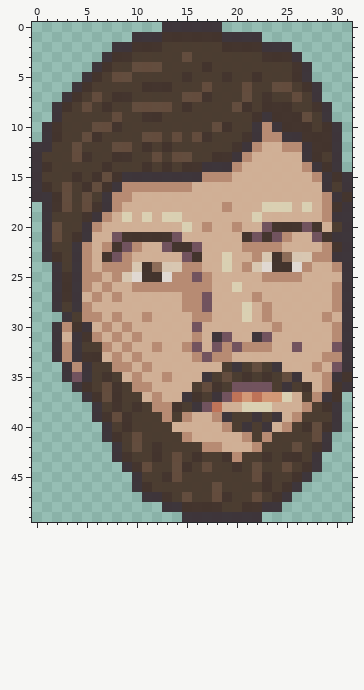
Pixel-art sprite, stored at site/img/face-miha.png. The picture above is the old version.
The file is 64x100 pixels, drawn in blocks of 2x2; one block is one cell here.
New version:
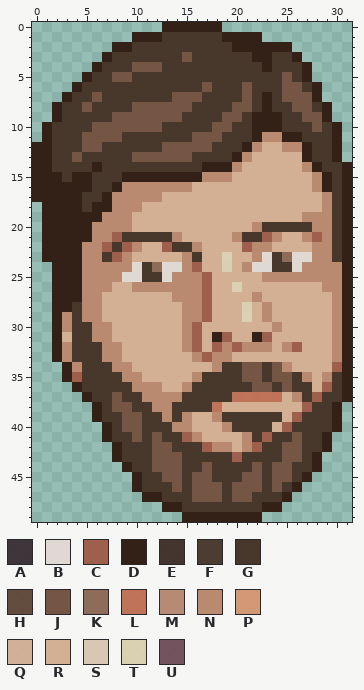
Palette (. is transparent): A #3a2f35f3  B #e4dad4f3  C #9e604c  D #332017  E #402e27f3  F #48372bf3  G #48372b  H #614738f3  J #755544  K #8d6955f3  L #c17054f3  M #b98970f3  N #b98970  P #d69774f3  Q #d3af94f3  R #d3af94  S #dbc7b1f3  T #ddd1b2f3  U #704e5af3
Author's note on the commit: Get react changes; Faces got cleaner
The edit:
@@ x 0..31 @@
- 0 .............AAAAAA.............
- 1 ..........AAAEEEEEEAAAA.........
- 2 ........AAEEEFFFFFFEEEEAAA......
- 3 .......AEEFFFFFHFFFFFFFEEEA.....
- 4 ......AEFFHHHFFFFEFFFFFFFFEA....
- 5 .....AEFHHFFFFFEFFFEFFEFFFEA....
- 6 ....AEFFFFFEEEFFFHFFFHFFHHFEA...
- 7 ...AEFHFEEFFFFFHHEFFFHFEFFHFA...
- 8 ..AEFHFEFFHHHHFEFFFFHEFEEEFFEA..
- 9 ..AFFFFFHFFEEFFFFFFFFFEAEEEHFA..
-10 .AEFFFHHEFFFFFFFFFHEFFAMAEEEFEA.
-11 .AEFFHEFFFFHHFHFHEFFFEAMMAAEEEA.
-12 AAFFHFFFHHFEFEFFFFFFEAMQQMMAEEA.
-13 AFFFHEFFEEFFHFHHFFEEAMQQQQQAEFA.
-14 AEFFFFFEFFFEFEFEEAAAMQQQQQQMAEA.
-15 AFFFEFEHEAAAAAAAAMMMQQQQQQQQMAEA
-16 AEFHFEHEAMMMMMMMQQQQQQQQQQQQQAFA
-17 AAEHFHFAMMQQQQQQQQQQQQQQQQQQQMAE
-18 .AEHFHEAMQQQQQQQQQQMQQQTTTQTQMEA
-19 .AFFFEAMQTQTQTTQQQQQQQTQQQQQQMAA
-20 .AHFFAMQQQQQQQQTQMQQMQQUEEEUEQFA
-21 .AHFEAQQUEEEEEUQQQQQQEUEUMQQUEAA
-22 .AFFAMQMEUMQQUEEUQQQQMMMMQQQQMEA
-23 .AEFAMQEUMQQQQQUEQQTQQMSEKSSMMAA
-24 ..AFAMQMMMSEKSSMMQQTQMSBEEBMQQMA
-25 ..AEAMMQMSBEEBMMUMQQQQQMMMMQQQQA
-26 ..AEAMQMQQMMMMMMMMQQTQQQQQQQQQMA
-27 ..AEAQMQMQQQQQQMMUQQQQMQQQQQQQMA
-28 ..AFAMQQQQQQQQQMMUQQQTQMQQQQQQMA
-29 ...AFMMQMQQMQQQQMMQQQTQMQQQQQMQA
-30 ..AMEAQMQMQQQQQQUQQQQQQQMQQQQQMA
-31 ..AQAEMQMQMQQQQQMQAUQQAUQQQQQQMA
-32 ..AMAFFMQMQQMQQMUQUMUMMMQQUQQQUA
-33 ..AMAEEQMQMQQQQQMUMMQQQQQQQQQMMA
-34 ...AMAFFMMQMQQQQQQQFAFHFAQQQMQUA
-35 ...AUAFEFQMQQMQQQAFHFEFEFHAQQMAE
-36 ....AEFHEFMMQQQQFHEFUUUUFAFEQMEA
-37 .....AEHEFFQMQQAEFAULPLPPTQFMAE.
-38 ......AFEFEFMMEFAULQQTTTQQQMFEA.
-39 ......AEHEFFFMFMQQMAFFAFAQMFFFA.
-40 .......AFEFFFFQQQQQMFAFAQMFEHEA.
-41 .......AEFHFFFFMQQQQQMFMFFFFHA..
-42 ........AFHFEFFFFMMQQQMFFFHFEA..
-43 ........AEFFEFHFEFFEMFFEFEEFA...
-44 .........AEHFFHEFHFFEFHFFHFEA...
-45 ..........AFFEHFFFFFFFHEFFEA....
-46 ..........AEFFFFFFHFFFFEFEA.....
-47 ...........AAEFHFFHEFFHFEA......
-48 .............AAEEEEFFEEAA.......
-49 ...............AAAAAAAA.........
+ 0 .............DDDDDD.............
+ 1 ..........DDDGGGGGGDDDD.........
+ 2 ........DDGGGGGGGGGGDDDDDD......
+ 3 .......DGGGGGGGJGGGGGGDDGGD.....
+ 4 ......DGGGJJJGGGGGGGGGGDGGGD....
+ 5 .....DGGJJGGGGGGGGGGGGGGGJGD....
+ 6 ....DGGGGGGGGGGGGJGGGJGGGJJGD...
+ 7 ...DGGJGGGGGGGJJJGGGGJGDGJJJD...
+ 8 ..DGGJGGGGJJJJJJGGGGJJGDGGJJGD..
+ 9 ..DGGGGGJJJJJJJGGGGJJGDDDGGJJD..
+10 .DGGGGJJJJJJJGGGGGJJGGDDDGGGJGD.
+11 .DGGGJJJJGGGGGGGJJJGGGDNNDDGGGD.
+12 DDGGGJJGGGGGGJJJJJGGGDNRRNNDGGD.
+13 DDGGJGGGGGJJJJJJGGGGDNRRRRRDGGD.
+14 DDGGGGDGGGGGGGGGGDDDNRRRRRRNDGGD
+15 DDDGDDGGGDDDDDDDDNNNRRRRRRRRNDGD
+16 DDDDDDGGDNNNNNNNRRRRRRRRRRRRNDGD
+17 DDDDDGGDNNNNNRRRRRRRRRRRRRRRRNGD
+18 .DDDDGDDNNNRRRRRRRRRRRRRRRRRRNGD
+19 .DDDDDDNNNRRRRRRRRRRRRRRRRRNNNGD
+20 .DDDDDNNNNRRRRRRRRRRRRNGGGGGNNGD
+21 .DDDDDNNCGGGGGNRRRRRNGGCNRRNCNGD
+22 .DDDDNNCGCNRRCGGNRRRRCNNRRRRNNGD
+23 .DDDDNNGCNRRRRRNGRRTRRNBGKBBNNGD
+24 ..DDDNNNNNBGKBBNCRRTRNBBGGBNNNND
+25 ..DDDNNNNBBGGBNNNCRRRRRNNNNNNNND
+26 ..DDDNNNRRNNNNNNNCRRTRRRRRRRRNND
+27 ..DDDNNRRRRRRRNNNCRRRRNRRRRRRRND
+28 ..DDGNNRRRRRRRRNNCRRRTRNRRRRRRND
+29 ..DNGNNRRRRRRRRNNCRRRTRNRRRRRRND
+30 ..DNGGNNRRRRRRRNCRRRRRRRNRRRRRND
+31 ..DRGGNNRRRRRRRNCRDCRRDCRRRRRRND
+32 ..DNGGGNNRRRRRRNCRCNCNNNRNCRRRND
+33 ..DNGGGNNRRRRRRRNCNNRRRRRRRRRRND
+34 ...DNGGGNNRRRRRRRRNGGJJGJNRRRRCD
+35 ...DCGGGGNNRRRRRNGGGGJJGJJGNRNGD
+36 ....DGGGGGNNNRRNGGGGGGJJGJGGRCGD
+37 .....DGGJGGNNNNGGGGGLLLLLRNGCGGD
+38 ......DGJJGGNNGGGGLRRRRRRRRCGGD.
+39 ......DGGJJGGNGNRRNGGGGGGRCGGGD.
+40 .......DGJJGGGNNRRRNGGGGRCGGGGD.
+41 .......DGGJGJGGCNRRRRNGCGGJGGD..
+42 ........DGGGJJGGGCNNRNCGGJJGGD..
+43 ........DGGGJJJGGGGGCGGGGJJGD...
+44 .........DGGJJJGGJGGGGJGJJGGD...
+45 ..........DGGJJGJJGGGJJGJJGD....
+46 ..........DGGGJGJJJGJJJGJGD.....
+47 ...........DDGGGJJJGJJGGGD......
+48 .............DDGGGGGGGGDD.......
+49 ...............DDDDDDDD.........
Pixel boxes of the changes (left, top, right, bottom) in both pictures:
changed: (32, 22, 352, 522)
